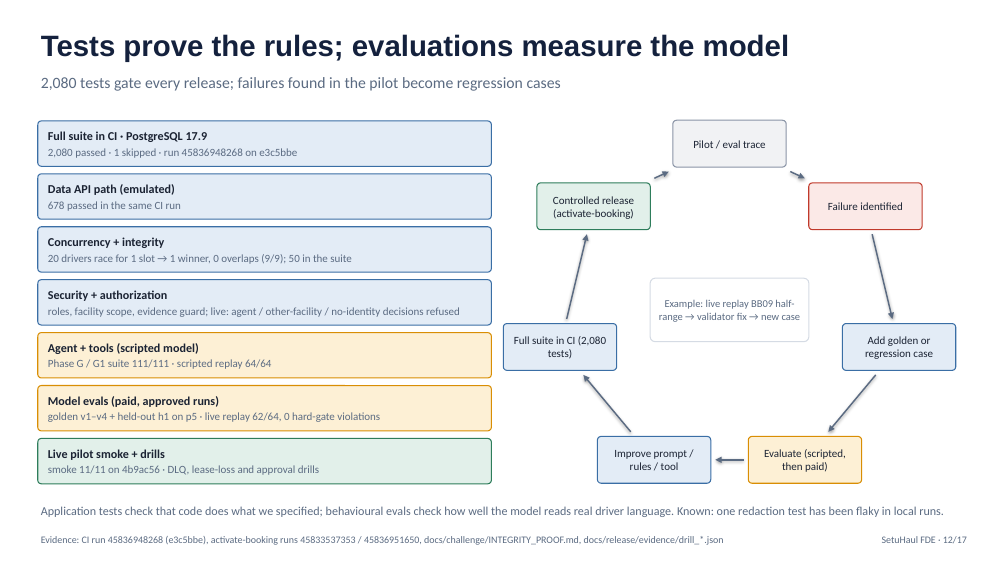
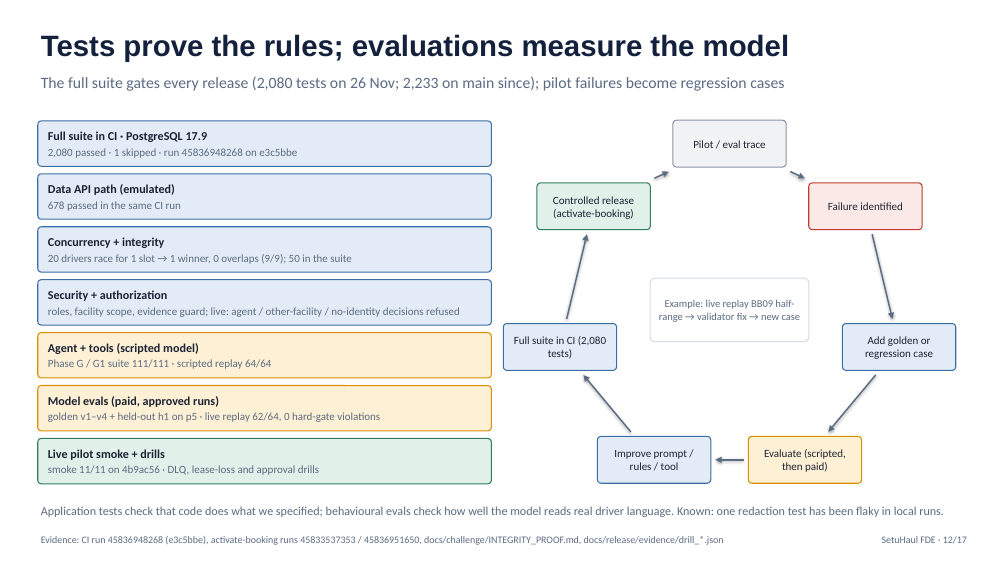
Before and after one commit to amolam/setuhaul-logistics, a slide deck: slide 12 of artifacts/fde-demo/SetuHaul_FDE_Demo.pptx. Drawn at 1008x567 pixels with LibreOffice and Linux fonts; fonts in the diff are those of the drawing. Boxes give left, top, right and bottom in pixels: in the first picture for what was removed or moved away, otherwise in the second. Text is boxed around its words. In the diff, an @@ line names an element or a change of style, - is before the commit and + after.

```diff
--- a/artifacts/fde-demo/SetuHaul_FDE_Demo.pptx
+++ b/artifacts/fde-demo/SetuHaul_FDE_Demo.pptx
@@ text at (41, 76, 784, 91): text changed @@
-2,080 tests gate every release; failures found in the pilot become regression cases
+The full suite gates every release (2,080 tests on 26 Nov; 2,233 on main since); pilot failures become regression cases
```
Also in this commit, not shown: 7 other slides changed, 12 other files.
